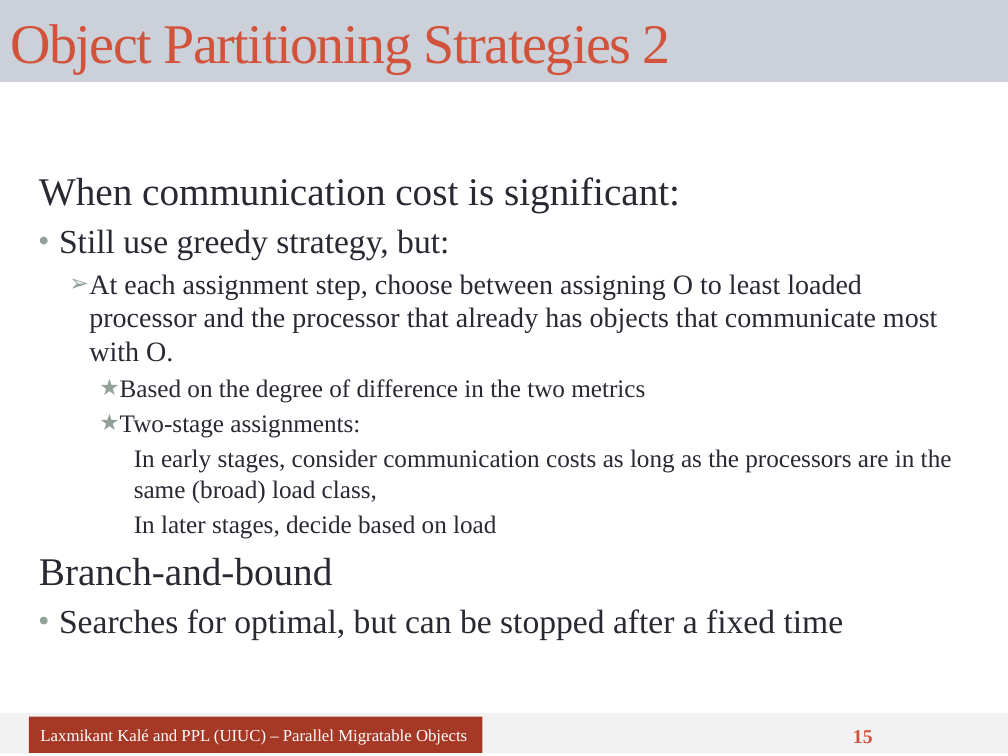
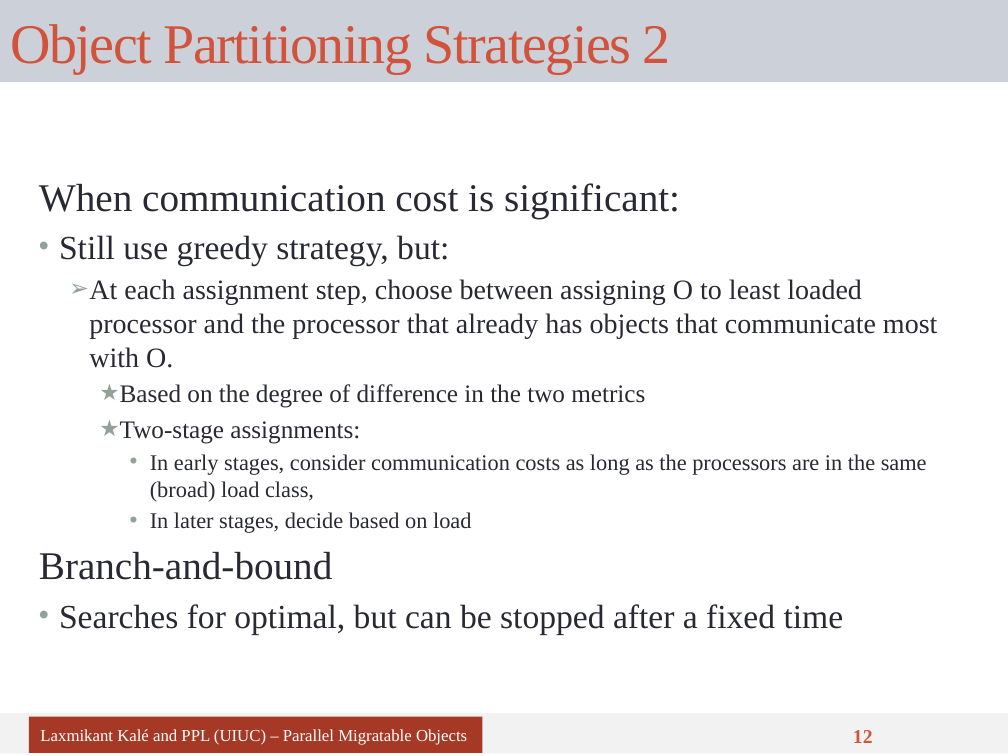
Before and after one commit to UIUC-PPL/charm_tutorial, a slide deck: slide 12 of tutorial-10-load_balancing.pptx (slide 15 before the commit). Drawn at 1008x756 pixels with LibreOffice and Linux fonts; fonts in the diff are those of the drawing. Boxes give left, top, right and bottom in pixels: in the first picture for what was removed or moved away, otherwise in the second. Text is boxed around its words. In the diff, an @@ line names an element or a change of style, - is before the commit and + after.

```diff
--- a/tutorial-10-load_balancing.pptx
+++ b/tutorial-10-load_balancing.pptx
@@ text at (150, 454, 927, 533): size 18 to 16 pt in "In early stages, consider communication costs as ...", "In later stages, decide based on load"; bullet none to •; list level 3 to 4 in "In early stages, consider communication ..."; list level 3 to 4 in "In later stages, decide based ..." @@
@@ page number at (853, 730, 873, 743): text changed @@
-15
+12
```
Also in this commit, not shown: 3 slides removed.
